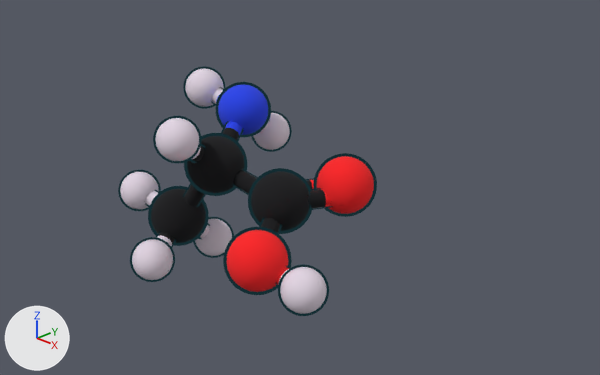
The Blender file images/organique/alanine.blend, before and after one commit.
The view is the same before and after, from a 50 mm camera at (10.51, -9.16, 5.65) aimed at (0.49, 0.74, -0.07). Every picture has the same lights, and +X, +Y and +Z are marked at lower left.

The scene before the commit, as lines of its bpy script (objects in view):
```python
mat_azote_electron = principled_material('Azote/Electron')
mat_azote_electron.base_color = (0.00595, 0.0457, 0.869)  # blue #123cf0
mat_azote_electron.roughness = 1.0
mat_azote_electron.specular_ior_level = 1.0
me_sphere_020 = bpy.data.meshes.new('Sphere.020')
me_sphere_020.from_pydata(...)  # 14651 vertices, 14820 faces; spans x -1.73..3.87, y -3.1..1.25, z -2.22..1.57
me_sphere_020.polygons.foreach_set('use_smooth', [True] * 14820)
# faces by material slot: [3920, 2242, 1141, 7517]
me_sphere_020.materials.append(mat_carbone)  # black #111114
me_sphere_020.materials.append(mat_oxygene_proton)  # red #ff1f22
me_sphere_020.materials.append(mat_azote_electron)  # blue #123cf0
me_sphere_020.materials.append(mat_hydrogene_neutron)  # white #e6d9e7
me_sphere_020.materials.append(mat_contour)
ob_liaisons_001 = bpy.data.objects.new('Liaisons.001', me_sphere_020)
ob_liaisons_001.location = (-1.21, 0.55, 0.56)
ob_liaisons_001.rotation_euler = (0.645, 0.164, -0.0526)  # degrees (37, 9.4, -3)
_m = ob_liaisons_001.modifiers.new('Solidify', 'SOLIDIFY')
_m.thickness = -0.025
_m.material_offset = 4
_m.use_flip_normals = True
```
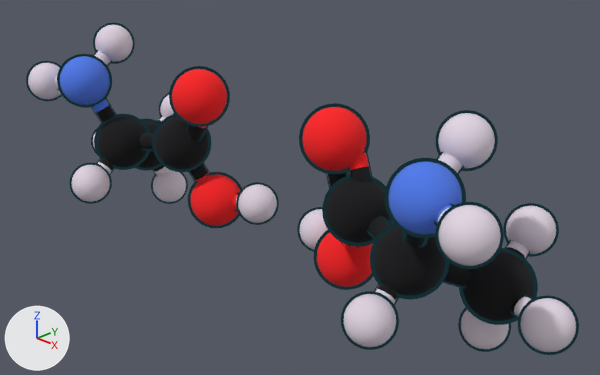
Changed parts and their boxes (x1, y1, x2, y2) in the pictures (600 x 375 px):
'Liaisons.001', recoloured, reshaped, moved, modifiers changed, turned
    before: (118, 67, 377, 316)
    after: (26, 23, 579, 355)

Patch to the scene script:
```diff
--- a/images/organique/alanine.blend.py
+++ b/images/organique/alanine.blend.py
@@ mat_azote_electron @@
 mat_azote_electron = principled_material('Azote/Electron')
-mat_azote_electron.base_color = (0.00595, 0.0457, 0.869)  # blue #123cf0
+mat_azote_electron.base_color = (0.072, 0.196, 0.869)  # blue #4c7af0
 mat_azote_electron.roughness = 1.0
@@ me_sphere_020 @@
 me_sphere_020.from_pydata(...)  # 14651 vertices, 14820 faces; spans x -1.73..3.87, y -3.1..1.25, z -2.22..1.57
 # used by ob_liaisons_001; location = (-1.21, 0.55, 0.56); rotation_euler = (0.645, 0.164, -0.0526), in degrees (37, 9.4, -3)
+# me_sphere_020 part 1: the whole mesh is multiplied about its middle by the matrix ((0.985, 0.14, 0.099), (0.149, -0.416, -0.897), (-0.085, 0.898, -0.431)), then moved by (-4.24, 1.33, 0.19)
 me_sphere_020.materials.append(mat_carbone)
@@ ob_liaisons_001 @@
 ob_liaisons_001 = bpy.data.objects.new('Liaisons.001', me_sphere_020)
-ob_liaisons_001.location = (-1.21, 0.55, 0.56)
-ob_liaisons_001.rotation_euler = (0.645, 0.164, -0.0526)  # degrees (37, 9.4, -3)
+ob_liaisons_001.location = (-0.01, 0.0, 0.0)
 _m = ob_liaisons_001.modifiers.new('Solidify', 'SOLIDIFY')
@@ ob_liaisons_001 @@
 _m = ob_liaisons_001.modifiers.new('Solidify', 'SOLIDIFY')
 _m.use_flip_normals = True
+_m = ob_liaisons_001.modifiers.new('Mirror', 'MIRROR')
```
